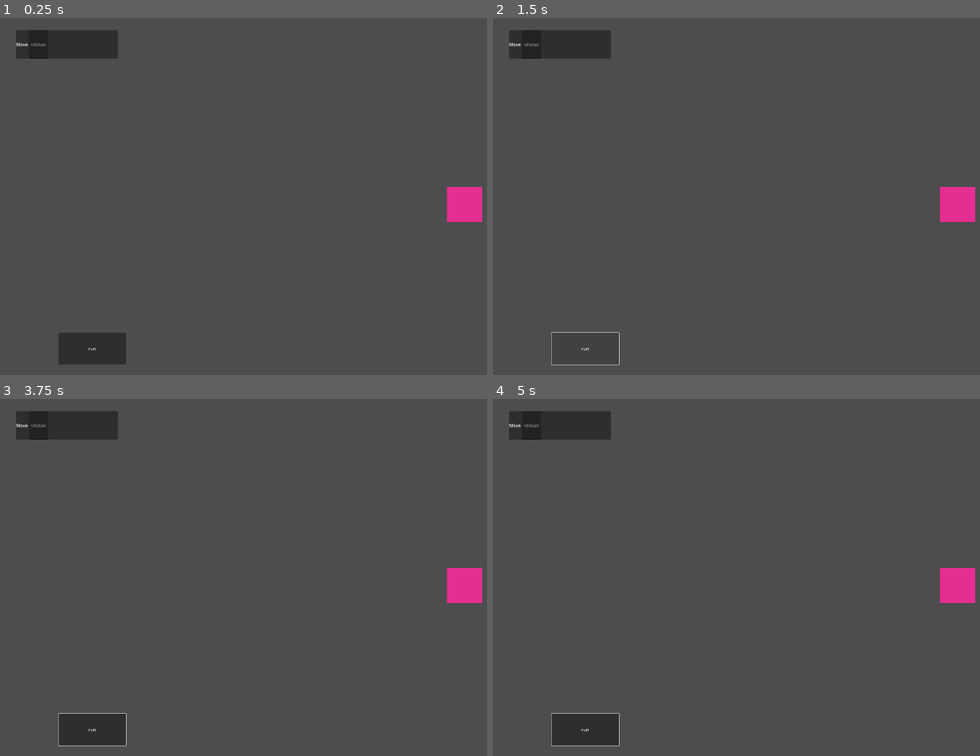
Above: before the commit, frames 1-4 (two rows, left to right).
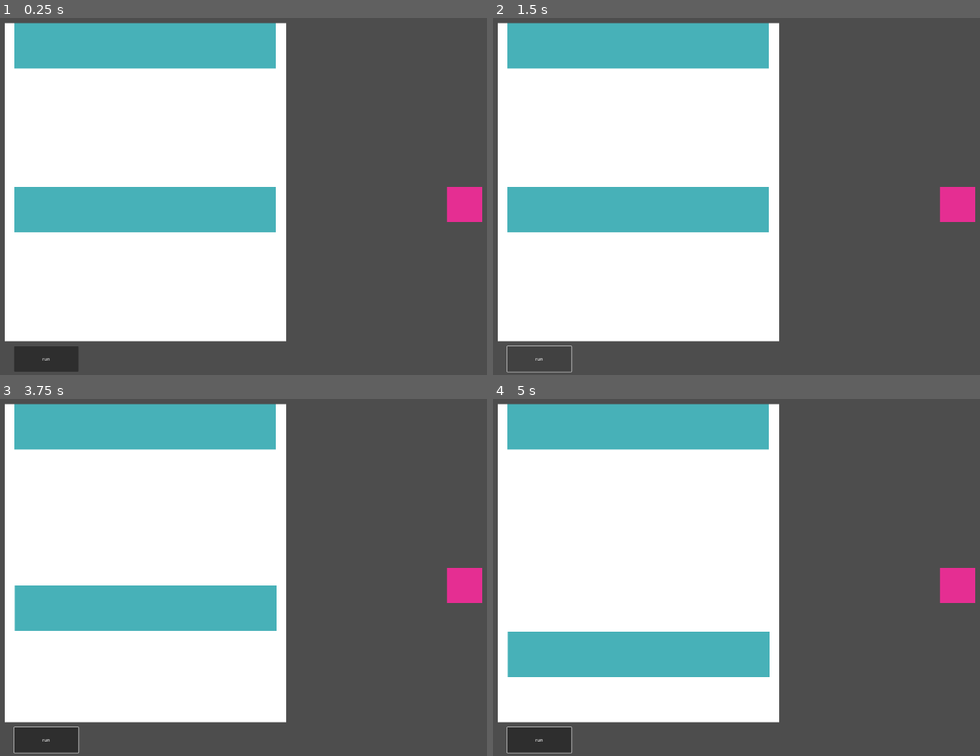
Above: after the commit, the same moments.

Repository: ScottHem222/ram
Game: Godot game, scene res://scenes/main.tscn
Two runs of this game, one before a commit and one after it. Both use one fixed random seed, a clock stepped at 60 frames per second and the inputs below.
Inputs (mouse positions are in pixels of both pictures, inside the frame that each line leads up to):
- Up to frame 1 (0.25 s): no input
- Up to frame 2 (1.5 s): click "run" at 0.5 s; click "run" at 1.25 s
- Up to frame 3 (3.75 s): click "run" at 2 s; tap Enter at 2.75 s; move the mouse to (452, 559) at 2.77 s; click (452, 559) at 2.92 s; tap Space at 3.5 s; drag from (185, 595) to (277, 648) at 3.52 s
- Up to frame 4 (5 s): move the mouse to (867, 498) at 4.27 s; click (867, 498) at 4.42 s

The runs differ from the first frame. In frame 1, 53% of the frame differs, in the area x 0-59%, y 1-100%; in frame 2, 52%; in frame 3, 53%; in frame 4, 53%.

Commit message:
block bounding box

Diff:
--- /dev/null
+++ b/scenes/DragBlock.tscn
@@ -0,0 +1,17 @@
+[gd_scene load_steps=2 format=3 uid="uid://bg358417trm0u"]
+
+[ext_resource type="Script" uid="uid://dnk3uwbclqarr" path="res://scripts/DragBlock.gd" id="1_etkp8"]
+
+[node name="DragBlock" type="Control"]
+layout_mode = 3
+anchors_preset = 0
+offset_right = 947.0
+offset_bottom = 165.0
+script = ExtResource("1_etkp8")
+
+[node name="ColorRect" type="ColorRect" parent="."]
+layout_mode = 0
+offset_right = 947.0
+offset_bottom = 165.0
+mouse_filter = 2
+color = Color(0.27666545, 0.69339615, 0.723513, 1)
--- a/scenes/blockmove.tscn
+++ b/scenes/blockmove.tscn
@@ -1,6 +1,8 @@
-[gd_scene load_steps=2 format=3 uid="uid://babdb2oiywmsl"]
+[gd_scene load_steps=3 format=3 uid="uid://babdb2oiywmsl"]
 
-[ext_resource type="Script" uid="uid://d3y42p4rlticl" path="res://script/blockmove.gd" id="1_ufhvh"]
+[ext_resource type="Script" uid="uid://d3y42p4rlticl" path="res://scripts/blockmove.gd" id="1_ufhvh"]
+
+[sub_resource type="Theme" id="Theme_oc56j"]
 
 [node name="BlockMove" type="Control"]
 layout_mode = 3
@@ -13,6 +15,7 @@
 layout_mode = 0
 offset_right = 368.0
 offset_bottom = 103.0
+theme = SubResource("Theme_oc56j")
 
 [node name="HBoxContainer" type="HBoxContainer" parent="PanelContainer"]
 layout_mode = 2
@@ -26,3 +29,5 @@
 placeholder_text = "<distance>"
 
 [node name="AutocompleteMenu" type="PopupMenu" parent="."]
+oversampling_override = 1.0
+visible = true
--- a/scenes/main.tscn
+++ b/scenes/main.tscn
@@ -1,32 +1,47 @@
-[gd_scene load_steps=4 format=3 uid="uid://dn0ldn8kemnnw"]
+[gd_scene load_steps=5 format=3 uid="uid://dn0ldn8kemnnw"]
 
-[ext_resource type="Script" uid="uid://bfbx155fa2i08" path="res://script/main.gd" id="1_8gbba"]
-[ext_resource type="PackedScene" uid="uid://babdb2oiywmsl" path="res://scenes/blockmove.tscn" id="2_jjvhh"]
+[ext_resource type="Script" uid="uid://bfbx155fa2i08" path="res://scripts/main.gd" id="1_8gbba"]
+[ext_resource type="Script" uid="uid://chtlsw6eigcvp" path="res://scripts/CodeBox.gd" id="3_jyhfs"]
 [ext_resource type="PackedScene" uid="uid://c3vroyc0ggbck" path="res://scenes/robot.tscn" id="3_kry3j"]
+[ext_resource type="PackedScene" uid="uid://bg358417trm0u" path="res://scenes/DragBlock.tscn" id="3_sugp2"]
 
 [node name="Main" type="Control"]
 layout_mode = 3
 anchors_preset = 0
-offset_right = 2304.0
-offset_bottom = 1289.0
+offset_right = 43.0
+offset_bottom = 41.0
 script = ExtResource("1_8gbba")
-
-[node name="BlockContainer" type="VBoxContainer" parent="."]
-layout_mode = 0
-offset_left = 87.0
-offset_top = 47.0
-offset_right = 846.0
-offset_bottom = 1046.0
-
-[node name="BlockMove" parent="BlockContainer" instance=ExtResource("2_jjvhh")]
-layout_mode = 2
 
 [node name="RunButton" type="Button" parent="."]
 layout_mode = 0
-offset_left = 241.0
-offset_top = 1143.0
-offset_right = 485.0
-offset_bottom = 1258.0
+offset_left = 80.0
+offset_top = 1192.0
+offset_right = 313.0
+offset_bottom = 1284.0
 text = "run"
 
 [node name="Robot" parent="." instance=ExtResource("3_kry3j")]
+
+[node name="BlockBoundBox" type="ColorRect" parent="."]
+layout_mode = 0
+offset_left = 46.0
+offset_top = 21.0
+offset_right = 1065.0
+offset_bottom = 1173.0
+script = ExtResource("3_jyhfs")
+
+[node name="DragBlock" parent="." node_paths=PackedStringArray("boundary_node") instance=ExtResource("3_sugp2")]
+layout_mode = 0
+offset_left = 81.0
+offset_top = 21.0
+offset_right = 1028.0
+offset_bottom = 183.0
+boundary_node = NodePath("../BlockBoundBox")
+
+[node name="DragBlock2" parent="." node_paths=PackedStringArray("boundary_node") instance=ExtResource("3_sugp2")]
+layout_mode = 0
+offset_left = 80.0
+offset_top = 614.0
+offset_right = 1027.0
+offset_bottom = 779.0
+boundary_node = NodePath("../BlockBoundBox")
--- a/scenes/robot.tscn
+++ b/scenes/robot.tscn
@@ -1,7 +1,7 @@
 [gd_scene load_steps=3 format=3 uid="uid://c3vroyc0ggbck"]
 
 [ext_resource type="Texture2D" uid="uid://ckxuwd4fydxgs" path="res://assets/robot.png" id="1_3cn6f"]
-[ext_resource type="Script" uid="uid://c0xe0e1ti64lf" path="res://script/robot.gd" id="1_dfm56"]
+[ext_resource type="Script" uid="uid://c0xe0e1ti64lf" path="res://scripts/robot.gd" id="1_dfm56"]
 
 [node name="Robot" type="Node2D"]
 script = ExtResource("1_dfm56")
--- a/script/robot.gd
+++ /dev/null
@@ -1,4 +0,0 @@
-extends Node2D
-
-func move_by(dx: float):
-	position.x += dx
--- /dev/null
+++ b/scripts/BlockContainer.gd
@@ -0,0 +1,19 @@
+extends VBoxContainer
+
+func _can_drop_data(position: Vector2, data):
+	return typeof(data) == TYPE_DICTIONARY and data.has("block")
+
+func _drop_data(position: Vector2, data):
+	var block = data["block"]
+	if not is_instance_valid(block): return
+	var insert_index = get_index_at_position(position)
+	block.get_parent().remove_child(block)
+	add_child(block)
+	move_child(block, insert_index)
+
+func get_index_at_position(pos: Vector2) -> int:
+	for i in range(get_child_count()):
+		var c = get_child(i)
+		if pos.y < c.position.y + c.size.y / 2.0:
+			return i
+	return get_child_count()
--- /dev/null
+++ b/scripts/CodeBox.gd
@@ -0,0 +1,43 @@
+extends Control
+
+@export var snap_slots := 7
+@export var block_height := 162.0
+
+var slot_positions: Array = []
+var slot_occupants: Array = []
+
+func _ready():
+	_initialize_slots()
+
+func _initialize_slots():
+	slot_positions.clear()
+	slot_occupants.clear()
+
+	var usable_space = size.y - block_height
+	var step = usable_space / float(snap_slots - 1)
+	for i in range(snap_slots):
+		var y = global_position.y + i * step
+		slot_positions.append(y)
+		slot_occupants.append(null)
+
+func find_nearest_slot(block_y: float) -> int:
+	var nearest := 0
+	var min_dist := INF
+	for i in range(slot_positions.size()):
+		var d = abs(block_y - slot_positions[i])
+		if d < min_dist:
+			min_dist = d
+			nearest = i
+	return nearest
+
+func is_slot_free(idx: int) -> bool:
+	return slot_occupants[idx] == null
+
+func occupy_slot(idx: int, block: Node) -> void:
+	slot_occupants[idx] = block
+
+func clear_slot(block: Node) -> void:
+	for i in range(slot_occupants.size()):
+		if slot_occupants[i] == block:
+			slot_occupants[i] = null
+			break
--- /dev/null
+++ b/scripts/DragBlock.gd
@@ -0,0 +1,66 @@
+extends Control
+
+@export var boundary_node: Node
+@export var snap_slots: int = 7
+
+var dragging: bool = false
+var drag_offset: Vector2 = Vector2.ZERO
+var current_slot: int = -1
+
+func _gui_input(event: InputEvent) -> void:
+	if event is InputEventMouseButton and event.button_index == MOUSE_BUTTON_LEFT:
+		if event.pressed:
+			dragging = true
+			drag_offset = event.position
+			if boundary_node:
+				boundary_node.clear_slot(self)
+			current_slot = -1
+		else:
+			dragging = false
+			_snap_to_nearest_slot()
+	elif event is InputEventMouseMotion and dragging and boundary_node:
+		var new_pos: Vector2 = global_position + (event.position - drag_offset)
+		var boundary_rect: Rect2 = Rect2(boundary_node.global_position, boundary_node.size)
+		new_pos.y = clamp(new_pos.y, boundary_rect.position.y, boundary_rect.position.y + boundary_rect.size.y - size.y)
+		new_pos.x = boundary_rect.position.x + (boundary_rect.size.x - size.x) / 2.0
+		global_position = new_pos
+
+
+func _snap_to_nearest_slot() -> void:
+	if not boundary_node:
+		return
+
+	var nearest: int = boundary_node.find_nearest_slot(global_position.y)
+	var target_slot: int = nearest
+
+	# find first available slot if nearest is occupied
+	if not boundary_node.is_slot_free(nearest):
+		var found: bool = false
+		for offset: int in range(1, snap_slots):
+			var up: int = nearest - offset
+			var down: int = nearest + offset
+			if up >= 0 and boundary_node.is_slot_free(up):
+				target_slot = up
+				found = true
+				break
+			elif down < snap_slots and boundary_node.is_slot_free(down):
+				target_slot = down
+				found = true
+				break
+
+		if not found and current_slot != -1:
+			target_slot = current_slot
+
+	# always snap somewhere
+	_occupy_slot(target_slot)
+
+
+func _occupy_slot(idx: int) -> void:
+	var snapped_y: float = boundary_node.slot_positions[idx]
+	var centered_x: float = boundary_node.global_position.x + (boundary_node.size.x - size.x) / 2.0
+
+	var tween: Tween = get_tree().create_tween()
+	tween.tween_property(self, "global_position", Vector2(centered_x, snapped_y), 0.15).set_ease(Tween.EASE_OUT)
+
+	boundary_node.occupy_slot(idx, self)
+	current_slot = idx
--- a/script/blockmove.gd
+++ b/scripts/blockmove.gd
@@ -8,6 +8,28 @@
 func _ready():
 	distance_field.text_changed.connect(_on_text_changed)
 	autocomplete_menu.id_pressed.connect(_on_autocomplete_selected)
+	mouse_filter = Control.MOUSE_FILTER_STOP   # allow drag start
+
+
+
+
+# --- DRAGGING SUPPORT ---
+
+func _get_drag_data(_at_pos: Vector2):
+	var preview = duplicate()
+	preview.modulate = Color(1, 1, 1, 0.5)
+	set_drag_preview(preview)
+	return {"block": self}
+
+func _can_drop_data(at_position: Vector2, data):
+	# Not used for this node (we drop onto container)
+	return false
+
+func _drop_data(at_position: Vector2, data):
+	# Not used for this node
+	pass
+
+# --- AUTOCOMPLETE ---
 
 func _on_text_changed(new_text: String):
 	autocomplete_menu.clear()
--- a/script/main.gd
+++ b/scripts/main.gd
@@ -1,6 +1,6 @@
 extends Control
 
-@onready var block_container = $BlockContainer
+@onready var block_container = $BlockBoundBox
 @onready var robot = $Robot
 
 func _ready():
--- /dev/null
+++ b/scripts/robot.gd
@@ -0,0 +1,5 @@
+extends Node2D
+
+func move_by(dx: float):
+	var tween = get_tree().create_tween()
+	tween.tween_property(self, "position:x", position.x + dx, 0.5)
Not shown, added: scripts/BlockContainer.gd.uid
Not shown, added: scripts/CodeBox.gd.uid
Not shown, added: scripts/DragBlock.gd.uid
Renamed: script/blockmove.gd.uid -> scripts/blockmove.gd.uid
Renamed: script/main.gd.uid -> scripts/main.gd.uid
Renamed: script/robot.gd.uid -> scripts/robot.gd.uid
